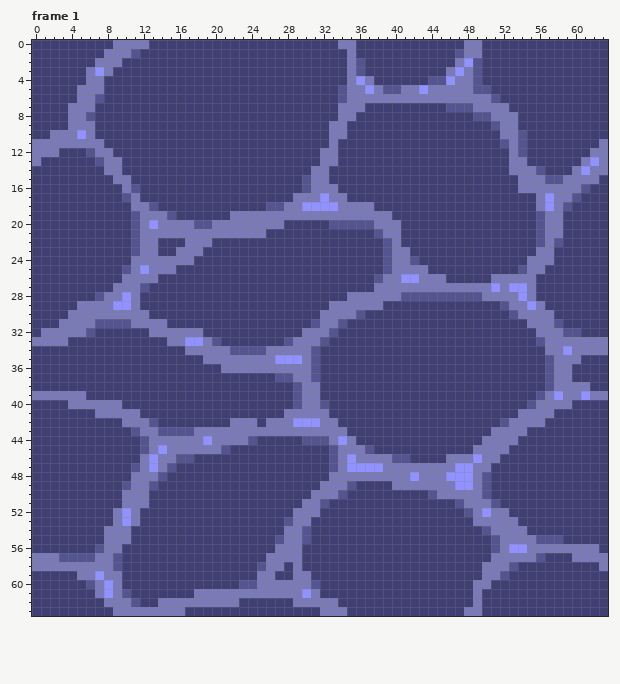
Pixel-art file: art/waterTile.aseprite. That is the earlier state.
64x64 pixels, 1 frame. Shown: frame 1. The commit also changed other frames, which this record leaves out.
New version:
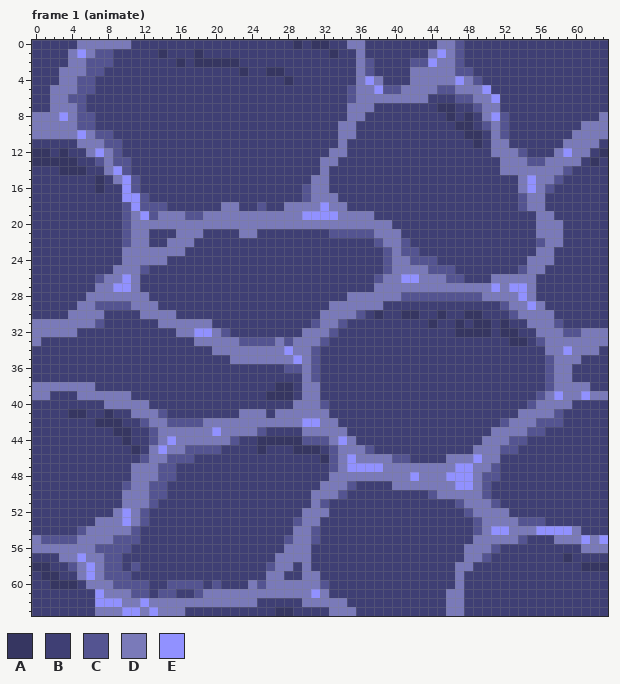
Palette (. is transparent): A #363661  B #3f3f74  C #545491  D #7a7ab9  E #9191ff
From old to new:
Changed rows in their new state; - is an unchanged pixel.
Frame 1 (animate):
first column x 0:
 0 -----DDDD--BB----------------A-AA-B-D--------DDCBB--------------
 1 ----DEDCCBBB--A---A--------------A-BD-------DED-BB--------------
 2 ----DDCCCB------A-AAAAA------------BDC----CCEDDCBB--------------
 3 ---DDDCCB--------------A--AA-------BDC----DDDD-CCB--------------
 4 ---DDCCB--------------------A------BDED---DDDDDE----------------
 5 --DDDCCB--------------------------BC-DE----D-CC--DE-------------
 6 --DDCCBB--------------------------BC--------BBBCC--E------------
 7 --DD-CB---------------------------B--D-------AABBC--B-----------
 8 DDDE-C----------------------------B-D---------A-ABDECB---------D
 9 DDDD-CC--------------------------B-D-----------AA-CDCB-------DDD
10 DD-----CC------------------------B-D------------AA-DCBB-----DDDD
11 BBBBB---CC-----------------------BD--------------A-DDBB----DDDDB
12 AABA--DE-C----------------------B-D----------------DD-----DEDDBA
13 AAAAA----CC-----------------------------------------D--CCDDDDBAB
14 ---AAA---EC--------------------B--------------------D---DDDCBBBB
15 -------A--EC------------------B------------------------E-D-BBBB-
16 -------A--E----------------------B---------------------E-CBBBB--
17 ----------EEC----------------BC-D-B-------------------CD-BBBB---
18 ----------CEC-C------DD--CBB--DD-D-BBB----------------CD-BBB----
19 ----------CDEC-DDCCDDD--------EEEE----BB----------------D-B-----
20 ----------CD-D----DD--------DDDDDDDDDD--B---------------D-------
21 ----------CD-BBB---BBBB--B-------CCCCCD-----------------D-------
22 ----------CD-B-DD-BB------------------CD-C----------------D-----
23 ----------DD--DD-BB----------------------CC---------------------
24 ----------D----BBB-------------------------CC-------------------
25 ---------DD-CBBB----------------------------CCC-----------------
26 -------CDDE-BB--------------------------------CC----------------
27 -------DDEE-B---------------------------------------------------
28 ------DD--D-D---------------------------------------------------
29 -------CCCC-DD--------------------------------------------------
30 --------BBBB-DDD----------------------A--AA--A--AA--------------
31 DDD-----BBBBBB-DDDDD------------------------A--A-AA-A-----------
32 D----BB------BBB--EEDC-------------------------AAAA-AA-------DDD
33 -BBB-----------BBBD-DDDCCCCD-------------------------AA---------
34 -----------------BBB--DDDD--E----------------------------------B
35 -------------------BBB-----DD-----------------------------------
36 ---------------------BBBBBBBCC----------------------------------
37 ---------------------------BBB----------------------------------
38 DDDDDDD--------------------AAB----------------------------------
39 --BBB-DDDDD---------------AAAB----------------------------------
40 ----BBBB--DDD----------------D----------------------------------
41 ----AA-BABB-DDC--------DDD-D------------------------------C-----
42 -------AAABBCDDCCCCDDD---D---D--------------------------CCC-----
43 ---------AABBCDDDD--E----CBBBB-------------------------CC-------
44 ----------A-BC-E---D--CBBAAAAA-----------------------CC---------
45 -----------AB----CCCCB---A---AAA--------------------CC----------
46 ------------CD-C----------------A-------------------------------
47 -----------D-DC------------------------------------C------------
48 ---------------C-----------------------------------C------------
49 --------------C-------------------------------------------------
50 -------------CC-------------------------------------------------
51 -------------C----------------B---------------------------------
52 ------------C----------------B--D-----------------D-------------
53 -------DD---C---------------BC-D-----------------C----CCC-------
54 -----CDD---C----------------B-DC-----------------CDEE--DEEEED---
55 DCCCCDDD-CCC---------------BC-DC-----------------DDD--CBBBDDDEDE
56 DDDDDDD-CCC----------------B--D-----------------DDD-BBBBBBBBB--D
57 BBBDDED-C-----------------B---D-----------------DDCBBBBBB--ABBBB
58 AABBC-E-C--C-------------BC-DBD----------------DD-BBBB-------AAA
59 -AA---EDCCC--------------B-D-B-D---------------D--BBB-----------
60 --AAA-D-DCCCC--CCCC-C--BDC-----DC--------------D-BB-------------
61 -------ED-DCC-CC--C-----------DED-------------DD-B--------------
62 -------EEE-DED---------DD----B----D-----------DD-B--------------
63 -------DD-EE-E-------------AA---B--D----------DDBB--------------
